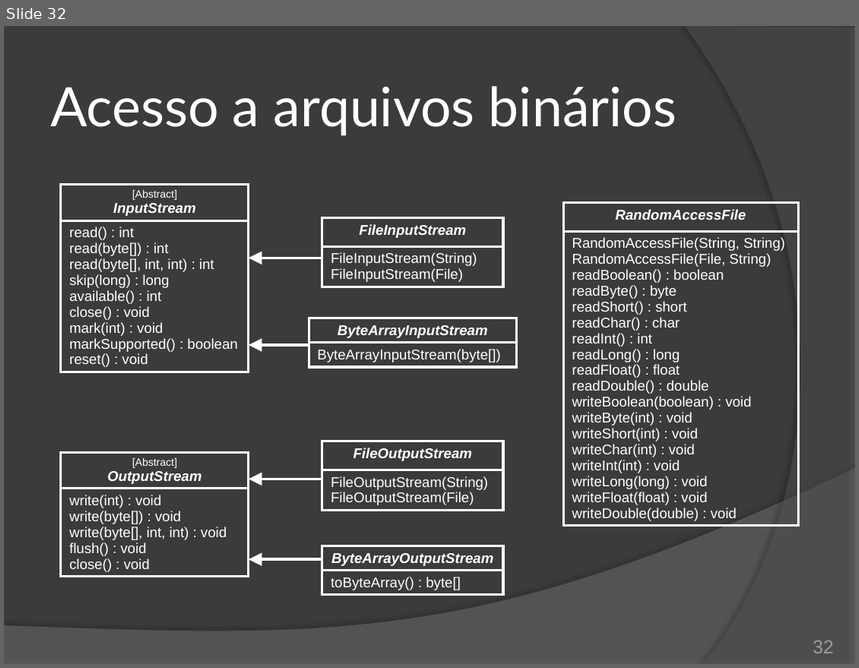
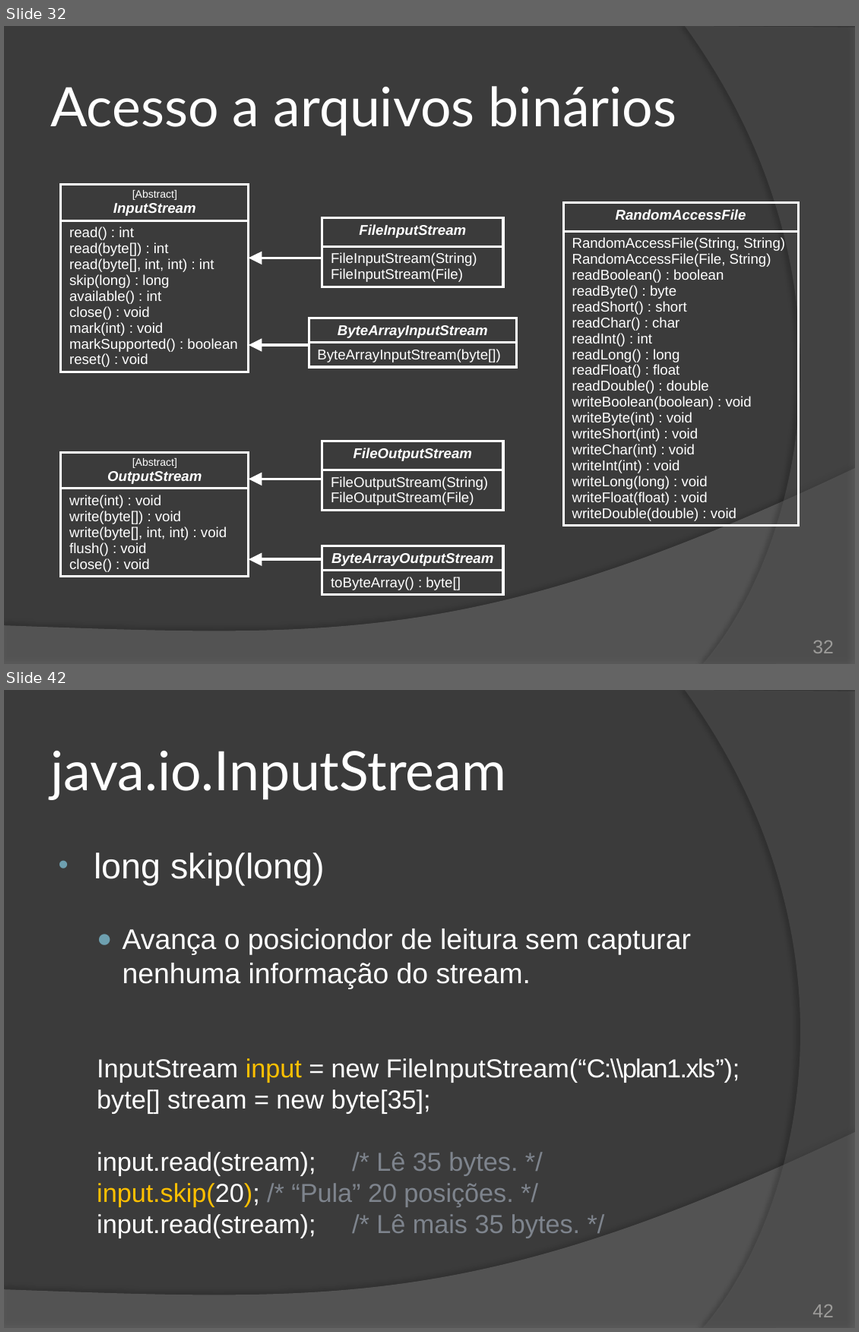
Before and after one commit to duchesqui/slzvieira-training, a slide deck: 2-Java-Programmer-Modulo-II/16.Capitulo10.pptx. Shown one above the other, each under a label of ours: slide 32 before the commit, slides 32 and 42 after it; the slides between them are not shown. The pictures are 859x668 and 859x1332 pixels, drawn with LibreOffice and Linux fonts; fonts in the diff are those of the drawing. Boxes give left, top, right and bottom in pixels: in the first picture for what was removed or moved away, otherwise in the second. Text is boxed around its words. In the diff, an @@ line names an element or a change of style, - is before the commit and + after.

Commit message:
Capítulo 10 - Java IO: InputStream e OutputStream.

```diff
--- a/2-Java-Programmer-Modulo-II/16.Capitulo10.pptx
+++ b/2-Java-Programmer-Modulo-II/16.Capitulo10.pptx
@@ slide 42 added at (4, 690, 855, 1328), background #3B3B3B; not listed: 2 template elements that a slide beside it also shows @@
@@ title added at (51, 751, 506, 800), 46 pt, text #FFFFFF @@
+java.io.InputStream
@@ text added at (94, 853, 740, 1238), 22 pt, text #FFFFFF @@
+• long skip(long)
+  ● Avança o posiciondor de leitura sem capturar nenhuma informação do stream.
+InputStream input = new FileInputStream(“C:\\plan1.xls”);
+byte[] stream = new byte[35];
+input.read(stream); /* Lê 35 bytes. */
+input.skip(20); /* “Pula” 20 posições. */
+input.read(stream); /* Lê mais 35 bytes. */
@@ page number added at (813, 1305, 834, 1318), 16 pt, text #9D9B9A @@
+42
```
Also in this commit, not shown: 2 slides changed, 23 other slides added, 5 slides removed, 1 other file.
